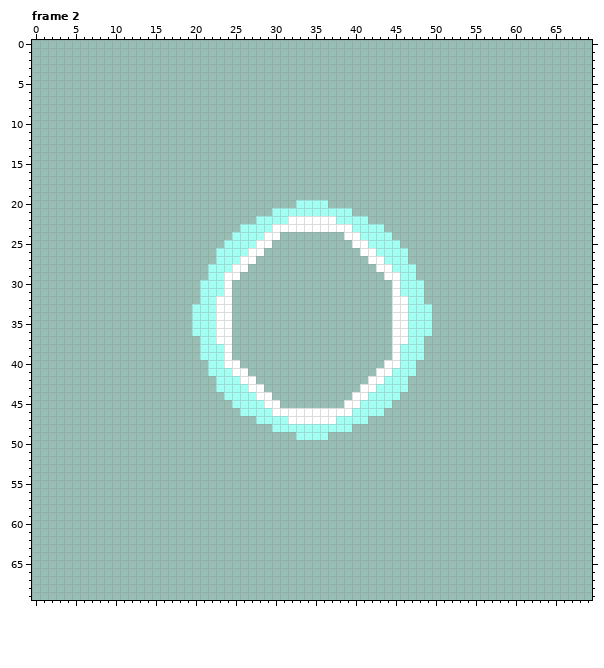
Pixel-art file -- Imagen/Sprites/Asprites/Pulso D-10.aseprite. Above is the file before it was changed.
70x70 pixels, 7 frames. Shown: frame 2. The commit also changed other frames, which this record leaves out.
The result:
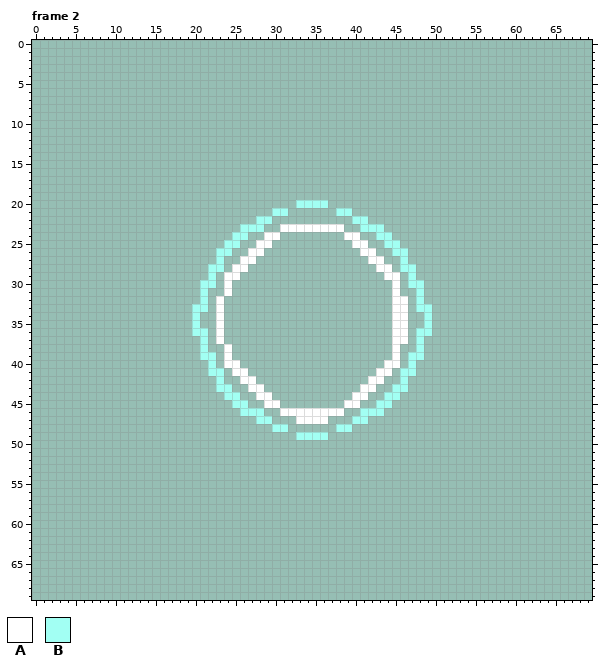
Palette (. is transparent): A #ffffff  B #a2fff3
The exact change:
Changed rows in their new state; - is an unchanged pixel.
Frame 2:
first column x 21:
21 -----------......-----------
22 ---------..........---------
23 --------..--------..--------
24 ------..------------..------
25 -----..--------------..-----
26 ----..----------------..----
27 ---..------------------..---
28 ---.--------------------.---
29 --.----------------------.--
30 --.----------------------.--
31 -..----------------------..-
32 -.-.----------------------.-
33 -.-.----------------------.-
34 ..-.----------------------..
35 ..-.----------------------..
36 -.-.----------------------.-
37 -.-.----------------------.-
38 -..----------------------..-
39 --.----------------------.--
40 --.----------------------.--
41 ---.--------------------.---
42 ---..------------------..---
43 ----..----------------..----
44 -----..--------------..-----
45 ------..------------..------
46 --------..--------..--------
47 ---------...----...---------
48 -----------......-----------
